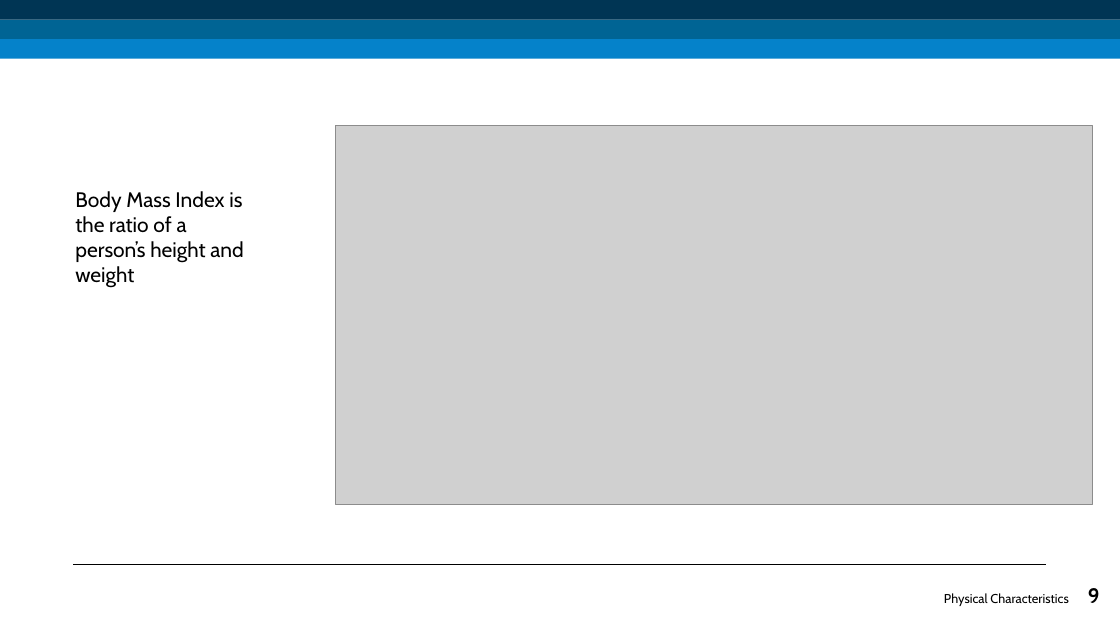
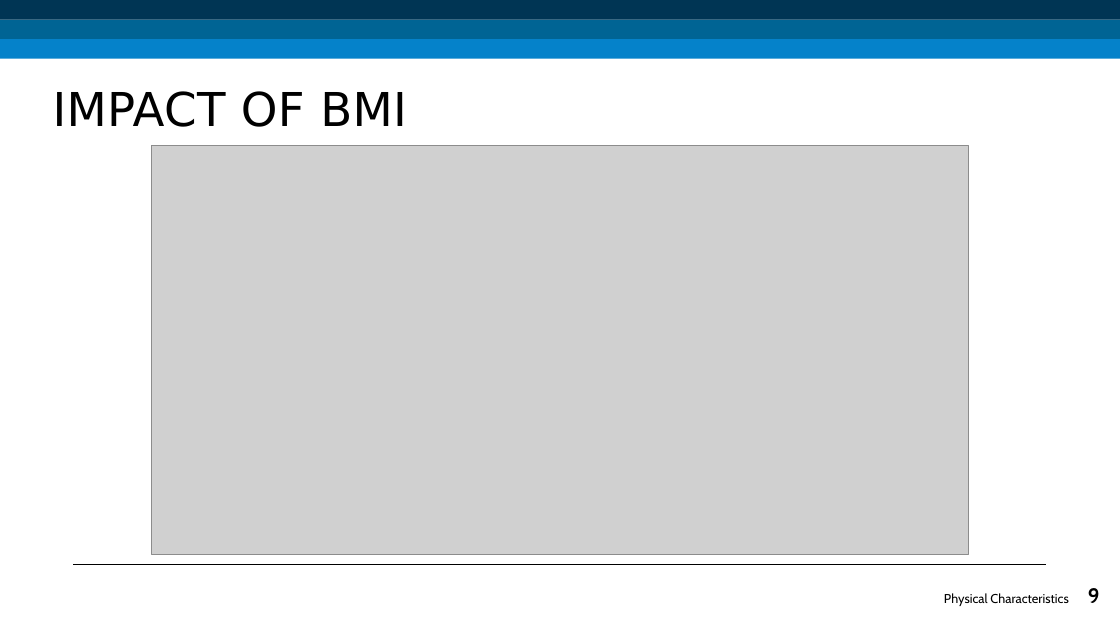
Before and after one commit to Abhijith-S-D/Pregnancy-Related_Complications_Mortality_in_US, a slide deck: slide 9 of presentation_materials/ece143-final_presentation.pptx. Drawn at 1120x630 pixels with LibreOffice and Linux fonts; fonts in the diff are those of the drawing; grey boxes stand for pictures. Boxes give left, top, right and bottom in pixels: in the first picture for what was removed or moved away, otherwise in the second. Text is boxed around its words. In the diff, an @@ line names an element or a change of style, - is before the commit and + after.

```diff
--- a/presentation_materials/ece143-final_presentation.pptx
+++ b/presentation_materials/ece143-final_presentation.pptx
@@ text added at [53,91,407,127], 40 pt, text #000000 @@
+IMPACT OF BMI
@@ picture: place and size @@
-picture at [335,126,1093,505]
+picture at [152,146,969,555]
@@ text removed at [75,191,243,288] @@
-Body Mass Index is the ratio of a person’s height and weight
```
Also in this commit, not shown: 5 other slides changed, 4 slides added, 3 slides removed, 1 other file.
